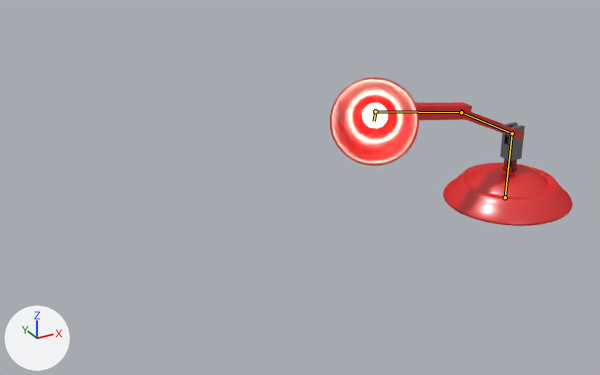
One commit to the Blender file AnimatedLampExport.blend: the scene before it, then after it.
Both versions are drawn from a 50 mm camera at (-4.33, -4.49, 2.73) aimed at (-1.84, 0.04, 0.46). The lights are fixed; the arrows at lower left show +X, +Y and +Z. Both versions are drawn at frame 79 of the action 'Lamp RigAction'; the numbers are the values there. The bones that bend it are drawn over the model as lines.

In view in the first picture: 'Lamp'.
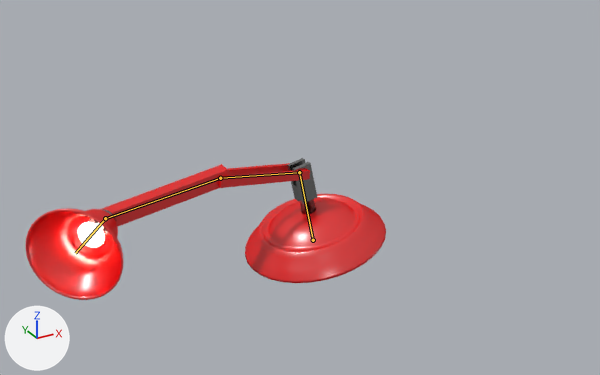
What the commit changed:
Bone 'Base' (bone_base) moves from (0.0, 0.0, 0.0) to (0.0, 0.06, -1.757).
Bone 'Base' (bone_base) turns from (0, 0, 0) to (-11, 0, 0) degrees about its own x, y and z.
Bone 'Lower' (bone_lower) turns from (110, 0, 0) to (116, 0, 0) degrees about its own x, y and z.
Bone 'Shade' (bone_shade) turns from (81, -53, 18) to (82, -52, 17) degrees about its own x, y and z.

Boxes [x1, y1, x2, y2] around the edits, measured in the pictures (600 x 375 px):
'Lamp', posed (48% wider)
    before: [330, 77, 573, 226]
    after: [26, 158, 386, 300]
bone 'Base', root to tip
    before: (505, 197) to (512, 133)
    after: (313, 240) to (299, 172)
bone 'Lower', root to tip
    before: (512, 133) to (461, 112)
    after: (299, 172) to (220, 178)
bone 'Shade', root to tip
    before: (375, 111) to (374, 121)
    after: (105, 218) to (75, 253)
